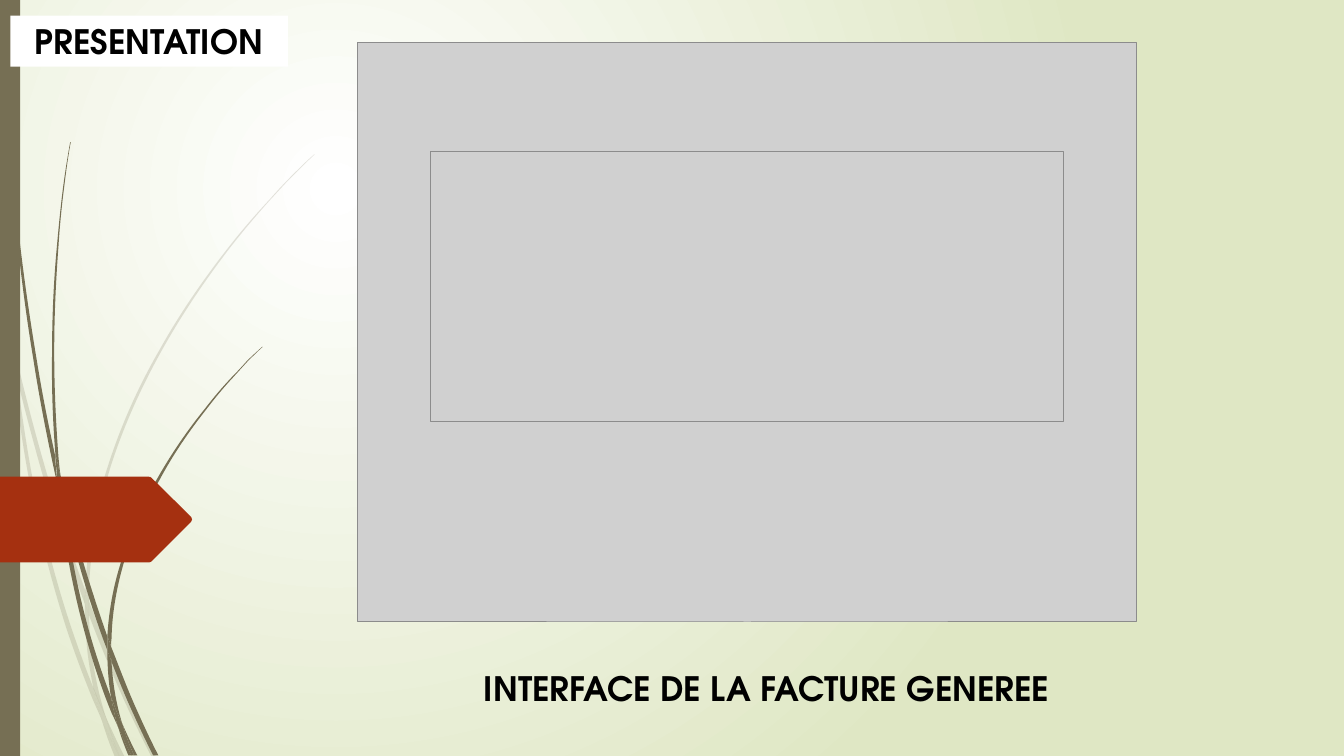
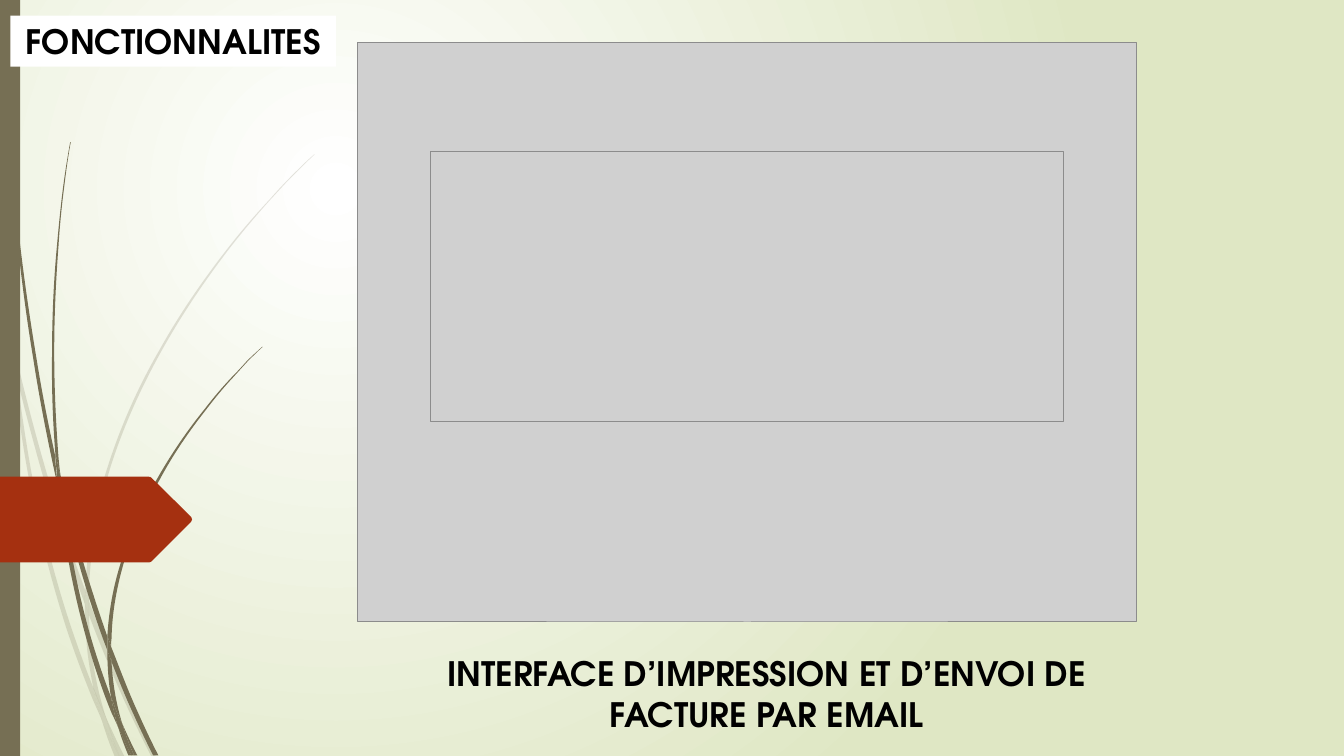
Before and after one commit to StiviLink/3wa-pos, a slide deck: slide 10 of powerpoint/steve-3wa-pos.pptx (slide 12 before the commit). Drawn at 1344x756 pixels with LibreOffice and Linux fonts; fonts in the diff are those of the drawing; grey boxes stand for pictures. Boxes give left, top, right and bottom in pixels: in the first picture for what was removed or moved away, otherwise in the second. Text is boxed around its words. In the diff, an @@ line names an element or a change of style, - is before the commit and + after.

Commit message:
End of presentation

```diff
--- a/powerpoint/steve-3wa-pos.pptx
+++ b/powerpoint/steve-3wa-pos.pptx
@@ rectangle "FONCTIONNALITES": place and size @@
-rectangle "FONCTIONNALITES" at (10, 16, 287, 67)
+rectangle "FONCTIONNALITES" at (10, 16, 336, 67)
@@ text in rectangle at (26, 28, 321, 55): text changed @@
-PRESENTATION
+FONCTIONNALITES
@@ text at (448, 660, 1086, 728): text changed @@
-INTERFACE DE LA FACTURE GENEREE
+INTERFACE D’IMPRESSION ET D’ENVOI DE FACTURE PAR EMAIL
```
Also in this commit, not shown: 4 other slides changed, 11 slides added, 12 slides removed, 14 other files.
